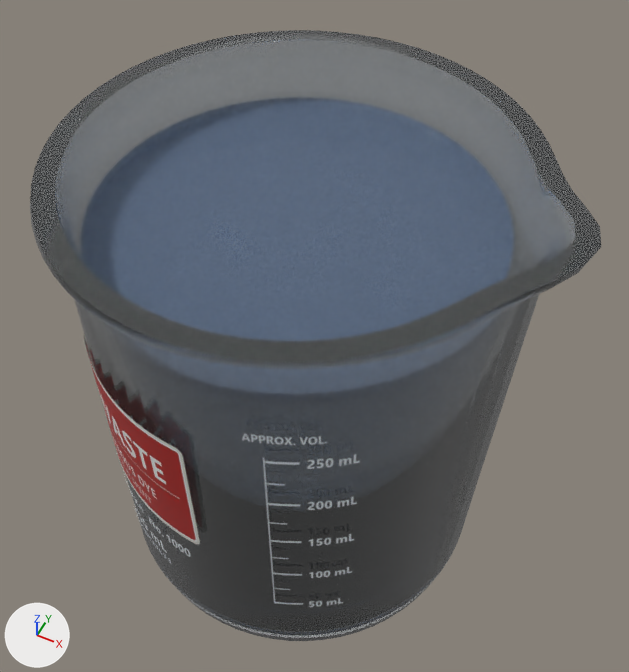
The glTF model experiments/spectro_neon/assets/models/waste_beaker.glb as it was, and as the next commit left it.
Camera for both pictures: a 50 mm camera at (0.0574, -0.108, 0.1982) aimed at (0.0014, 0.0041, 0.0581). The axes (+X, +Y, +Z) are drawn at lower left. The lights are the same throughout. The first picture is the older version. Where no turn or scale is listed for an object, it has been applied to the vertices.

Names of what the first picture shows: 'BeakerGraduations', 'GlassBody.012', 'LiquidMeniscus.013'.
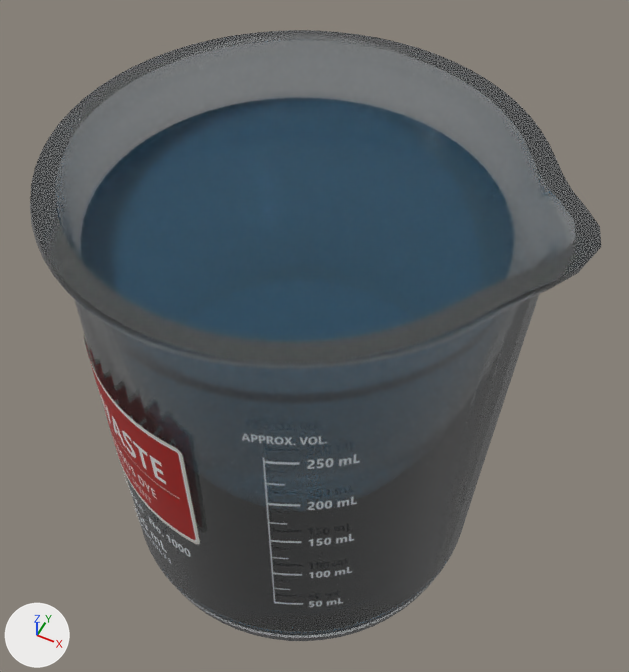
Where the change shows, as pixel boxes (x1, y1, x2, y2) in the pictures (629 x 672 px):
```json
{"object": "LiquidMeniscus.013", "change": "recoloured, surface changed", "before": [81, 98, 514, 341], "after": [81, 98, 514, 341]}
```

The change, as JSON lines over the scene's bpy script:
```json
{"op": "set", "path": "mat_mat_wasteliquid.base_color", "old": "(0.28, 0.38, 0.56)", "new": "(0.18, 0.42, 0.62)", "note": "blue #90a6c5 -> blue #76adce"}
{"op": "set", "path": "mat_mat_wasteliquid.alpha", "old": "0.82", "new": "1.0"}
{"op": "set", "path": "mat_mat_wasteliquid.transmission_weight", "old": "0.62", "new": "0.88"}
```
